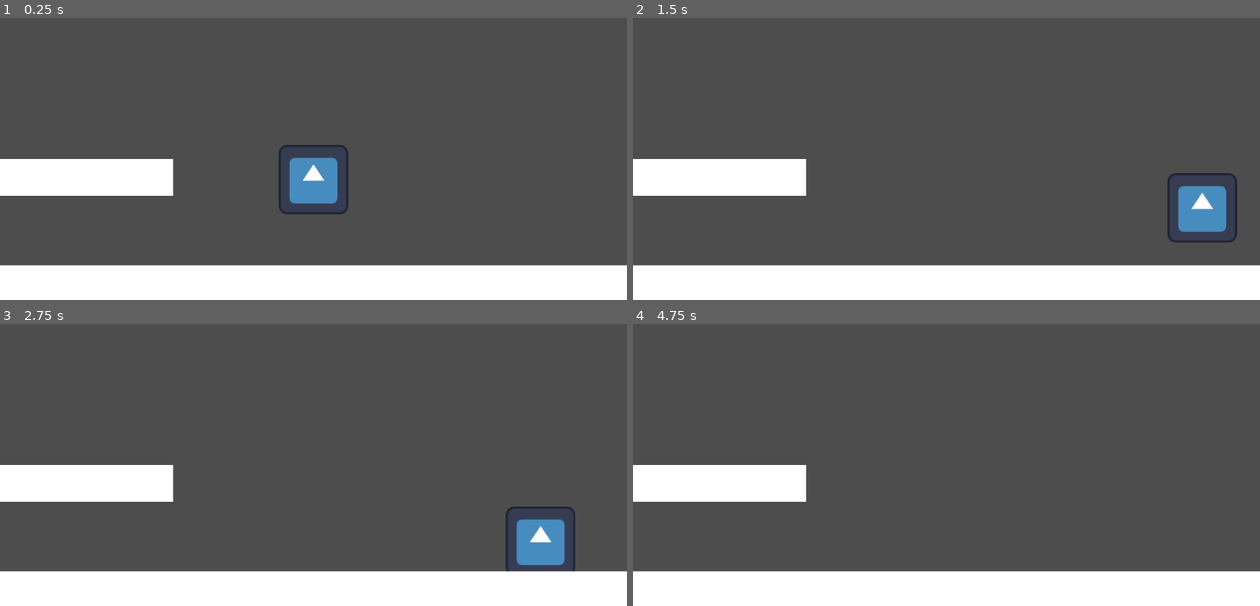
Above: before the commit, frames 1-4 (two rows, left to right).
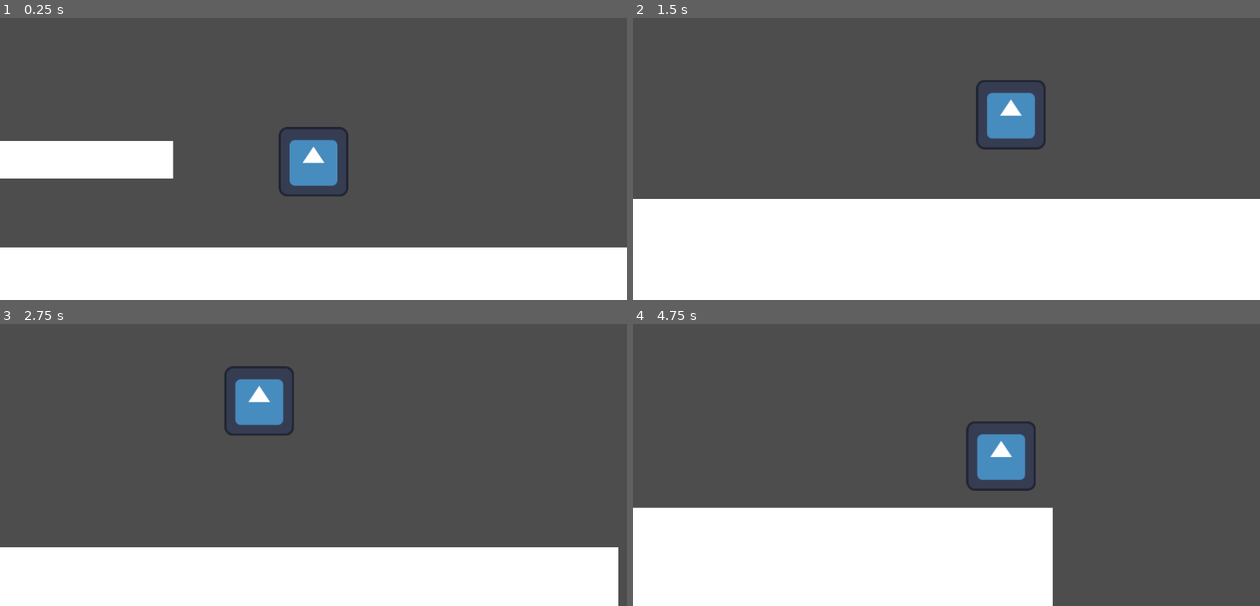
Above: after the commit, the same moments.

Repository: TathyaBarot2808/Godot_Game
Game: Godot game, scene res://scenes/scene_1.tscn
Two runs of this game, one before a commit and one after it. Both use one fixed random seed, a clock stepped at 60 frames per second and the inputs below. The engine's default icon, where the game draws it, is replaced by a stand-in: a white triangle on a blue panel in a dark square.
Inputs (mouse positions are in pixels of both pictures, inside the frame that each line leads up to):
- Up to frame 1 (0.25 s): no input
- Up to frame 2 (1.5 s): move the mouse to (1084, 105) at 0.52 s; hold D (move_right) from 0.53 s (still down); tap Space (jump) at 0.6, 0.77, 1.07 s; move the mouse to (821, 142) at 1.27 s; right-click (821, 142) at 1.35 s
- Up to frame 3 (2.75 s): tap Space (jump) at 1.52, 1.55, 1.82, 2.1 s; move the mouse to (376, 352) at 2.02 s; release D (move_right) at 2.03 s; hold A (move_left) from 2.03 s (still down)
- Up to frame 4 (4.75 s): move the mouse to (915, 501) at 2.77 s; release A (move_left) at 2.78 s; hold D (move_right) 2.78-4.28 s; right-click (915, 501) at 2.85 s; tap Space (jump) at 3.02, 3.05, 3.32, 3.6, 3.77, 4.07, 4.52, 4.55 s; move the mouse to (1134, 481) at 3.52 s; move the mouse to (758, 377) at 4.27 s; hold A (move_left) from 4.28 s (still down); right-click (758, 377) at 4.35 s

The runs differ from the first frame. In frame 1, 11% of the frame differs, in the area x 0-100%, y 38-88%; in frame 2, 29%, in the area x 0-100%, y 21-88%; in frame 3, 15%; in frame 4, 25%.

Commit message:
Fix vertical/diagonal recoil: skip gravity during recoil window

Diff:
--- a/scenes/scene_1.tscn
+++ b/scenes/scene_1.tscn
@@ -14,9 +14,11 @@
 JUMP_BUFFER_TIME = 0.3
 MAX_FALL_SPEED = 1600.0
 FALL_GRAVITY_MULTIPLIER = 3.0
-RECOIL_SPEED = 10.0
+RECOIL_SPEED = 700.0
+RECOIL_DURATION = 0.6
 
-[node name="Camera2D" type="Camera2D" parent="." unique_id=1415058490]
+[node name="Camera2D" type="Camera2D" parent="Player" unique_id=1415058490]
+position_smoothing_enabled = true
 
 [node name="StaticBody2D" type="StaticBody2D" parent="." unique_id=190886717]
 position = Vector2(6, 268)
--- a/scripts/player_move.gd
+++ b/scripts/player_move.gd
@@ -45,6 +45,31 @@
 	if recoil_timer > 0:
 		recoil_timer -= delta
 
+	var current_gravity := get_gravity() * BASE_GRAVITY_MULTIPLIER
+	var current_speed := SPEED
+
+	if not is_on_floor():
+		if recoil_timer <= 0:
+			# Only apply gravity and jump mechanics when NOT in recoil
+			if Input.is_action_just_released("jump") and velocity.y < 0:
+				velocity.y *= VARIABLE_JUMP_MULTIPLIER
+
+			if abs(velocity.y) < APEX_THRESHOLD:
+				current_gravity *= APEX_GRAVITY_MULTIPLIER
+				current_speed += APEX_SPEED_BOOST
+			elif velocity.y > 0:
+				current_gravity *= FALL_GRAVITY_MULTIPLIER
+
+			velocity += current_gravity * delta
+		# During recoil: no gravity applied, let the full impulse carry the player
+
+		if velocity.y > MAX_FALL_SPEED:
+			velocity.y = MAX_FALL_SPEED
+
+		if velocity.y < 0 and is_on_ceiling():
+			_handle_corner_correction()
+
+	# Apply recoil AFTER gravity so the impulse isn't partially consumed on the trigger frame
 	if Input.is_action_just_pressed("shoot"):
 		var mouse_pos = get_global_mouse_position()
 		var recoil_dir = (global_position - mouse_pos).normalized()
@@ -53,27 +78,6 @@
 
 		velocity = recoil_dir * RECOIL_SPEED
 		recoil_timer = RECOIL_DURATION
-
-	var current_gravity := get_gravity() * BASE_GRAVITY_MULTIPLIER
-	var current_speed := SPEED
-
-	if not is_on_floor():
-		if Input.is_action_just_released("jump") and velocity.y < 0:
-			velocity.y *= VARIABLE_JUMP_MULTIPLIER
-
-		if abs(velocity.y) < APEX_THRESHOLD:
-			current_gravity *= APEX_GRAVITY_MULTIPLIER
-			current_speed += APEX_SPEED_BOOST
-		elif velocity.y > 0:
-			current_gravity *= FALL_GRAVITY_MULTIPLIER
-
-		velocity += current_gravity * delta
-
-		if velocity.y > MAX_FALL_SPEED:
-			velocity.y = MAX_FALL_SPEED
-
-		if velocity.y < 0 and is_on_ceiling():
-			_handle_corner_correction()
 
 	if jump_buffer_timer > 0 and coyote_timer > 0:
 		velocity.y = JUMP_VELOCITY
